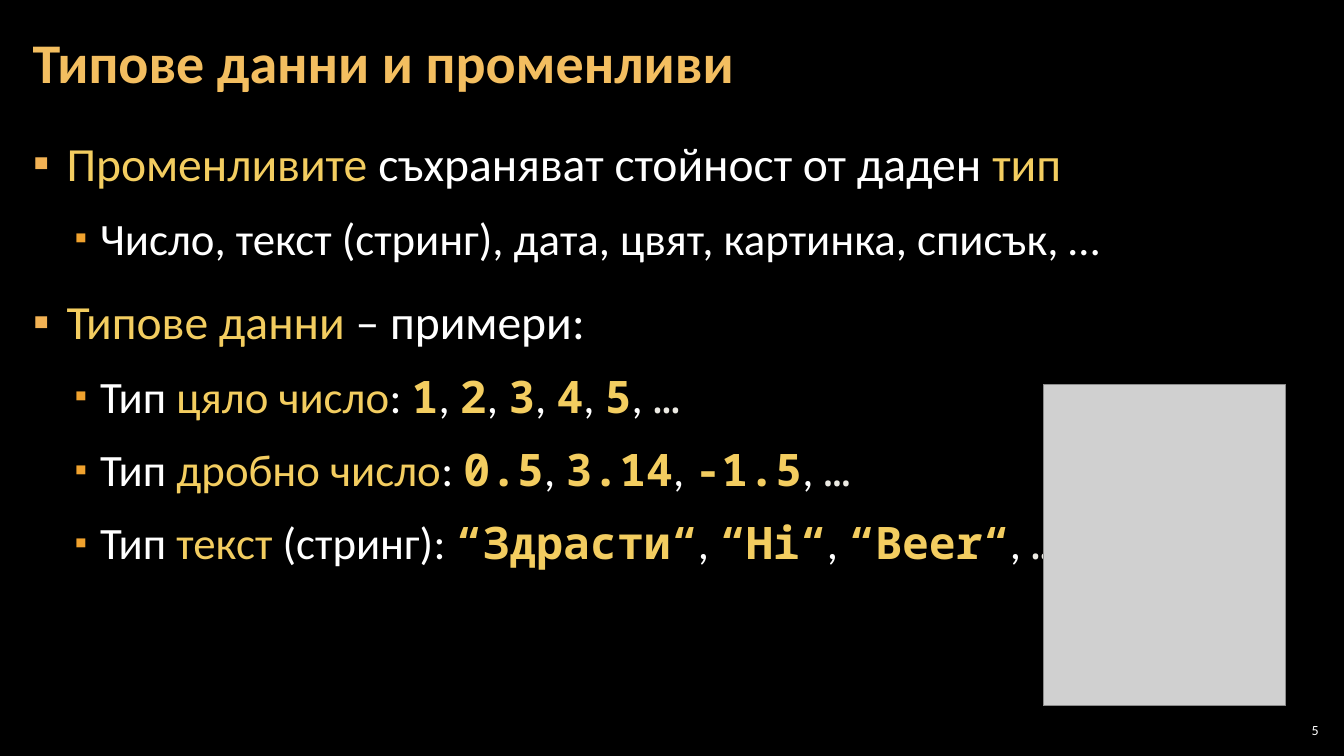
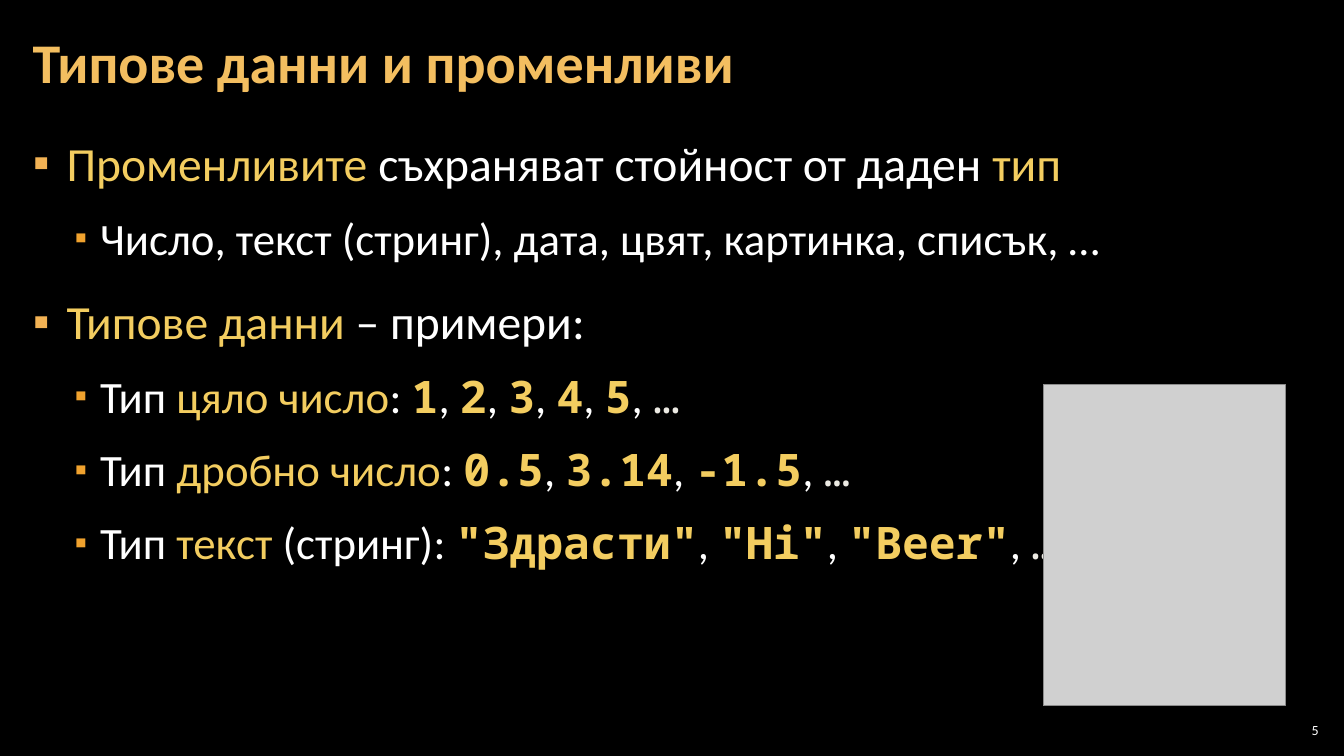
Before and after one commit to Software-University/C-plus-plus, a slide deck: slide 5 of 2. Simple-Calculations/2. Simple-Calculations.pptx. Drawn at 1344x756 pixels with LibreOffice and Linux fonts; fonts in the diff are those of the drawing; grey boxes stand for pictures; background and template pictures are left out. Boxes give left, top, right and bottom in pixels: in the first picture for what was removed or moved away, otherwise in the second. Text is boxed around its words. In the diff, an @@ line names an element or a change of style, - is before the commit and + after.

```diff
--- a/2. Simple-Calculations/2. Simple-Calculations.pptx
+++ b/2. Simple-Calculations/2. Simple-Calculations.pptx
@@ text at <box>100,524,1021,570</box>: text changed @@
-  ▪ Тип текст (стринг): “Здрасти“, “Hi“, “Beer“, …
+  ▪ Тип текст (стринг): "Здрасти", "Hi", "Beer", …
```
Also in this commit, not shown: 10 other slides changed, 5 other files.
